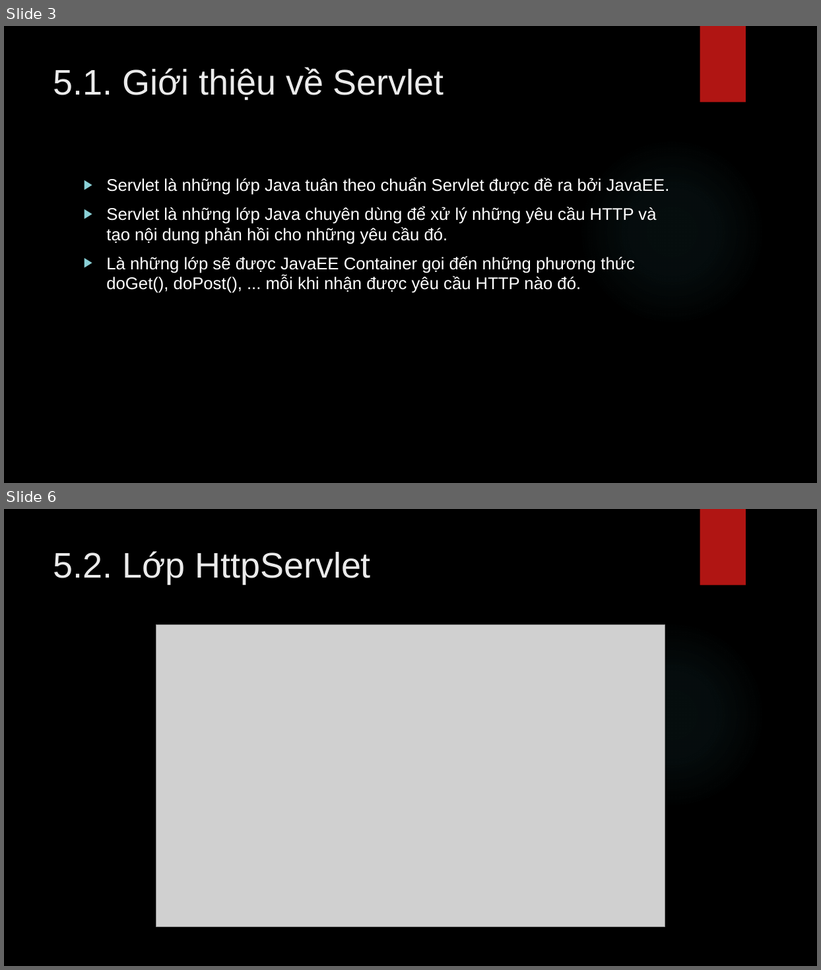
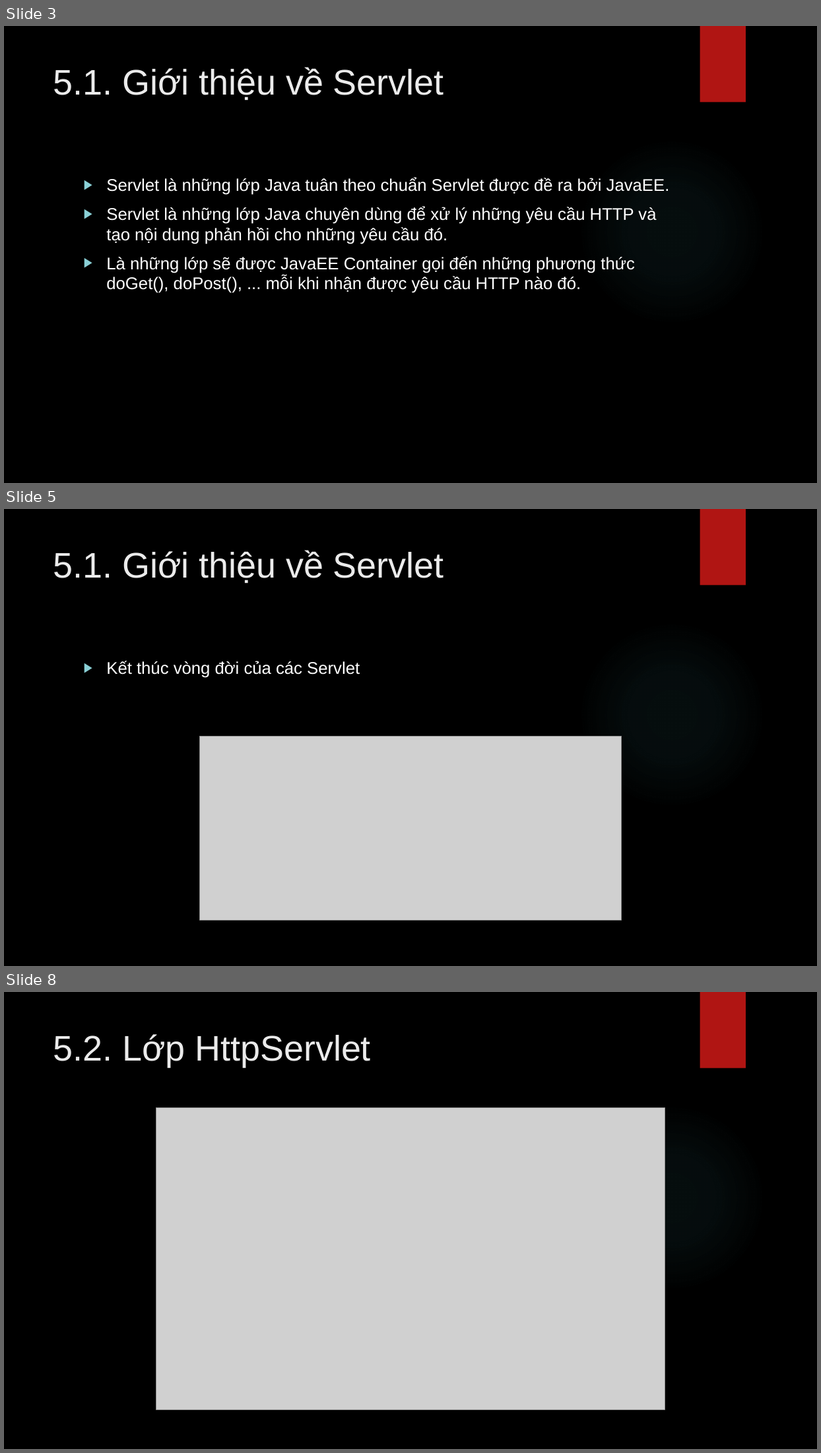
Before and after one commit to lequochai26/GDUTraining_Basic_Java_Web_Development, a slide deck: Slides/Day_7_2.pptx. Shown one above the other, each under a label of ours: slides 3 and 6 before the commit, slides 3, 5 and 8 after it; the slides between them are not shown. The pictures are 821x970 and 821x1453 pixels, drawn with LibreOffice and Linux fonts; fonts in the diff are those of the drawing; grey boxes stand for pictures; background and template pictures are left out. Boxes give left, top, right and bottom in pixels: in the first picture for what was removed or moved away, otherwise in the second. Text is boxed around its words. In the diff, an @@ line names an element or a change of style, - is before the commit and + after.

```diff
--- a/Slides/Day_7_2.pptx
+++ b/Slides/Day_7_2.pptx
@@ slide 5 added at (4,509,817,966), background picture (left out); not listed: 2 template elements that a slide beside it also shows @@
@@ title added at (54,550,444,584), 42 pt, text #EBEBEB @@
+5.1. Giới thiệu về Servlet
@@ text added at (106,661,360,678), 20 pt, text #FFFFFF @@
+▶ Kết thúc vòng đời của các Servlet
@@ picture added at (200,737,622,921) @@
@@ what was slide 6 is now slide 8 @@
```
Also in this commit, not shown: 3 slides changed, 39 other slides added, 2 other files.
